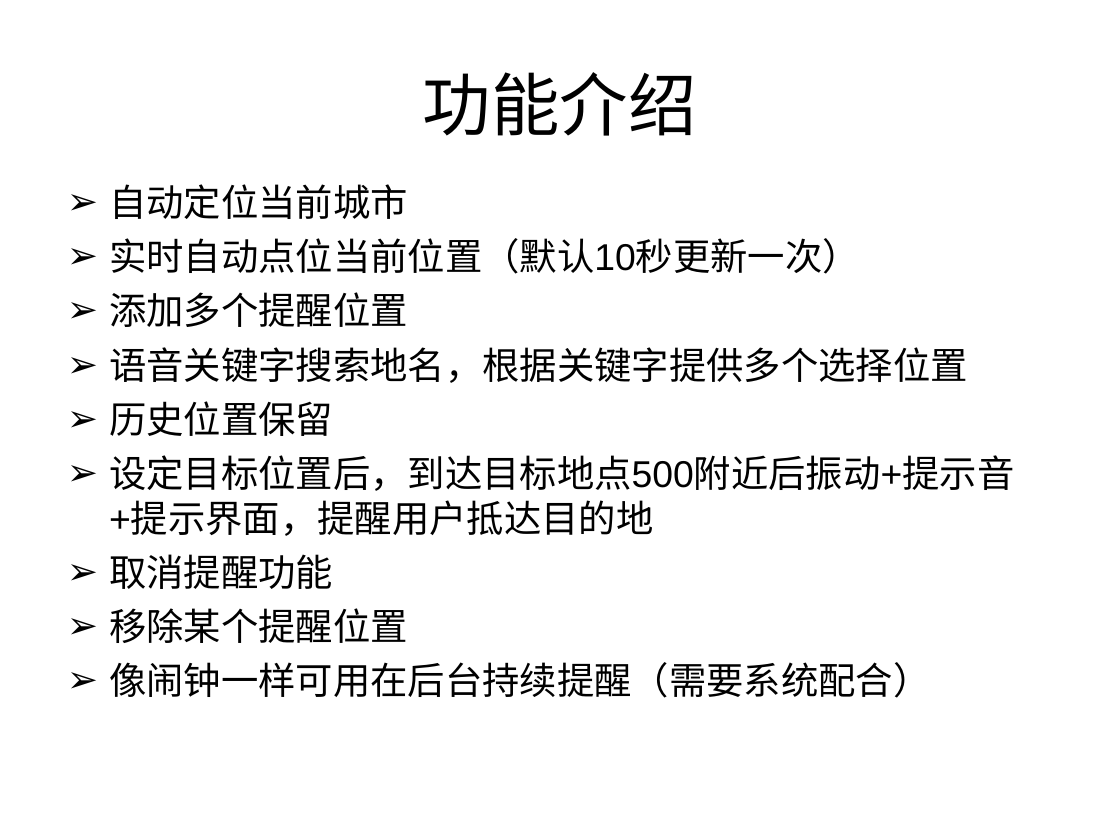
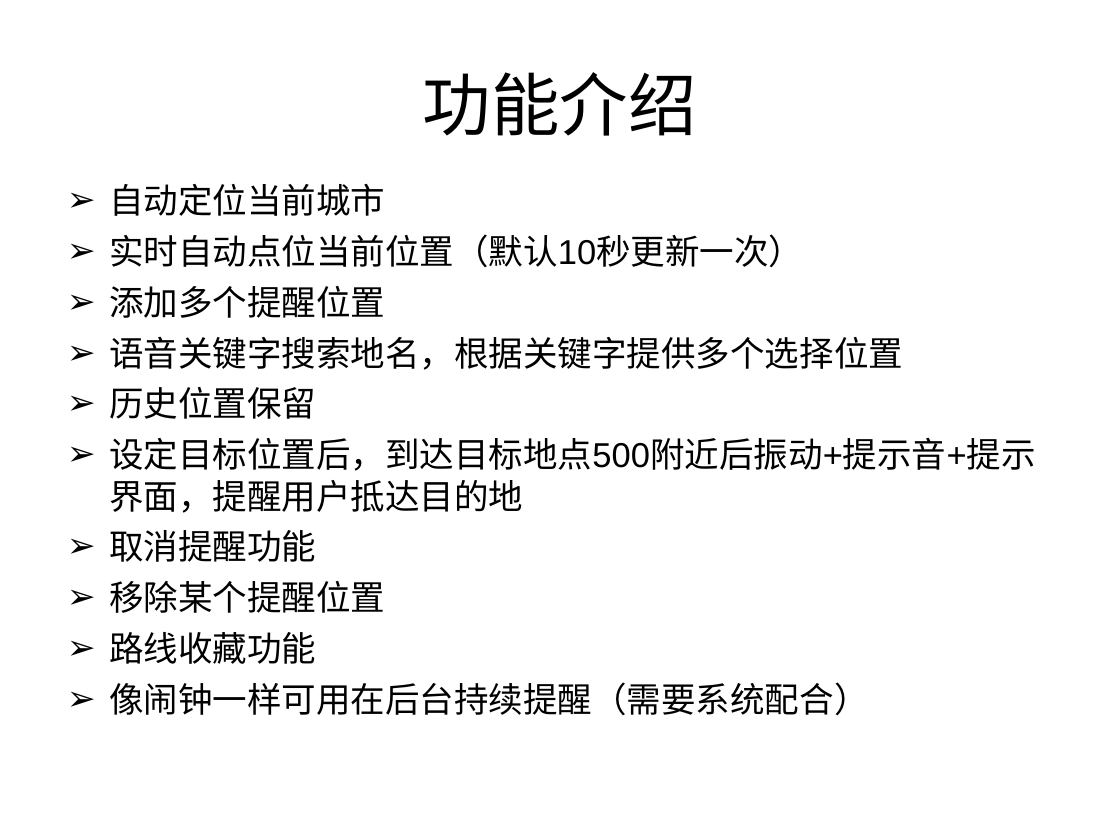
Before and after one commit to xingchongzhu/TargetRemind, a slide deck: slide 5 of word/位置提醒应用介绍说明书.ppt. Drawn at 1120x840 pixels with LibreOffice and Linux fonts; fonts in the diff are those of the drawing. Boxes give left, top, right and bottom in pixels: in the first picture for what was removed or moved away, otherwise in the second. Text is boxed around its words. In the diff, an @@ line names an element or a change of style, - is before the commit and + after.

```diff
--- a/word/位置提醒应用介绍说明书.ppt
+++ b/word/位置提醒应用介绍说明书.ppt
@@ text at bbox=[109, 184, 1036, 715]: size 24 to 22.2 pt @@
@@ text at bbox=[109, 632, 316, 664]: paragraph added @@
+➢ 路线收藏功能
```
Also in this commit, not shown: 2 other slides changed, 1 slide added, 10 other files.
